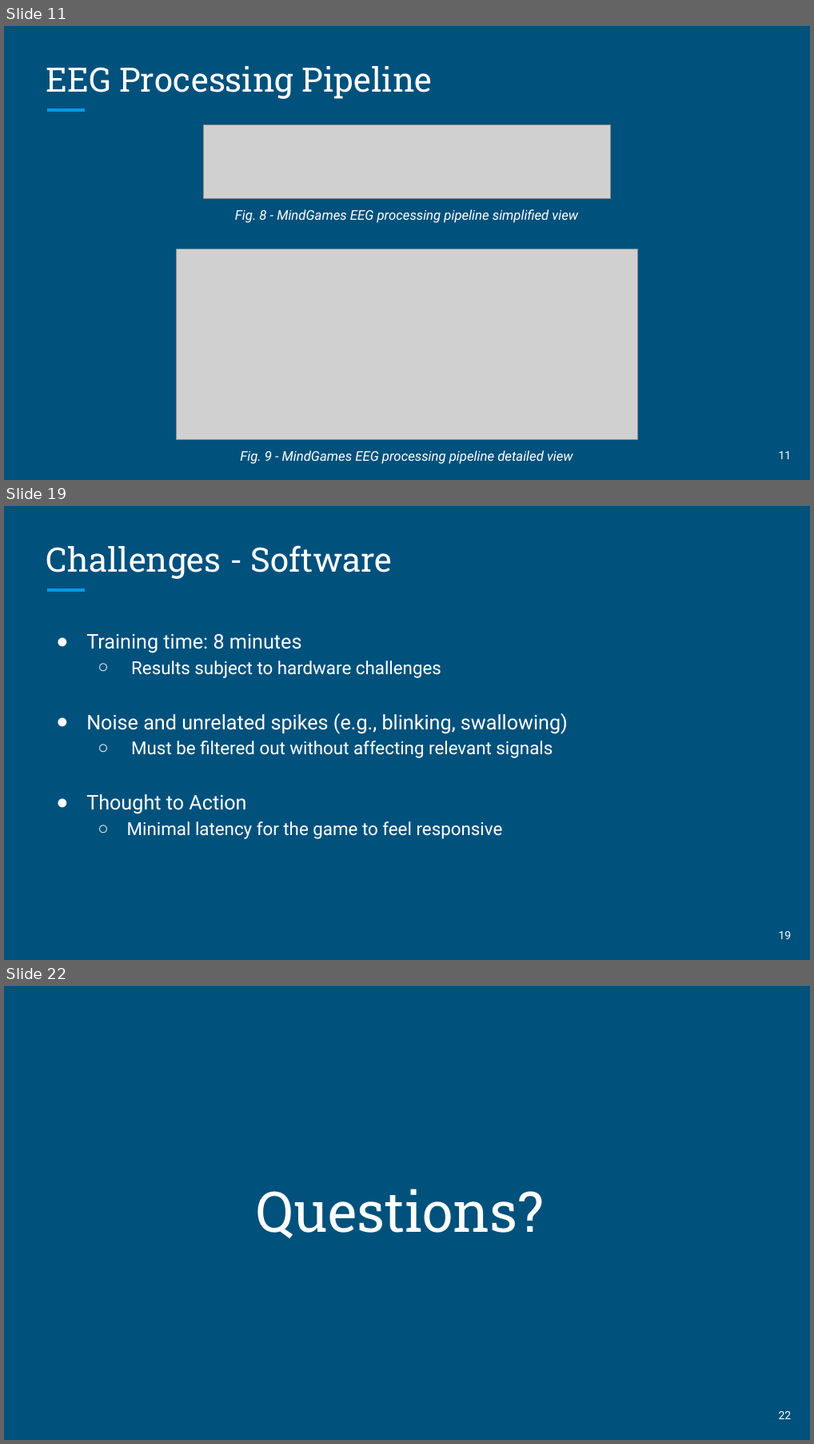
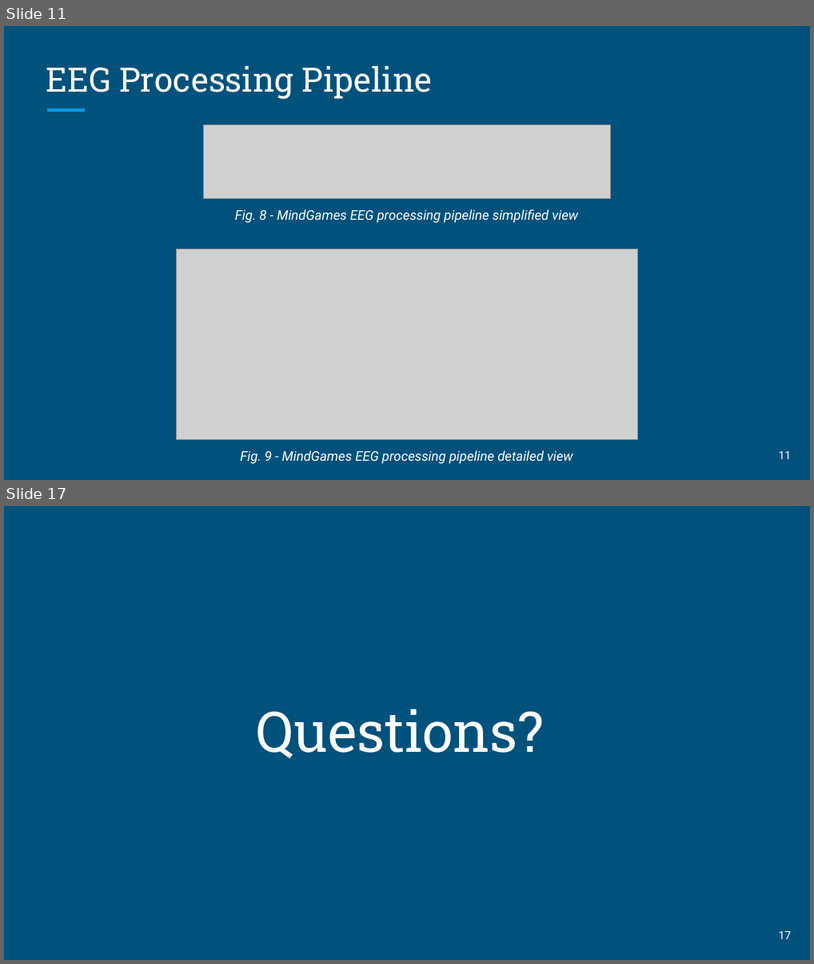
Before and after one commit to knotekbr/cs475_capstone, a slide deck: MindGames Final Presentation (1).pptx. Shown one above the other, each under a label of ours: slides 11, 19 and 22 before the commit, slides 11 and 17 after it; the slides between them are not shown. The pictures are 814x1444 and 814x964 pixels, drawn with LibreOffice and Linux fonts; fonts in the diff are those of the drawing; grey boxes stand for pictures. Boxes give left, top, right and bottom in pixels: in the first picture for what was removed or moved away, otherwise in the second. Text is boxed around its words. In the diff, an @@ line names an element or a change of style, - is before the commit and + after.

```diff
--- a/MindGames Final Presentation (1).pptx
+++ b/MindGames Final Presentation (1).pptx
@@ slide 19 removed at (x1=4, y1=506, x2=810, y2=960), background #00517C; not listed: 1 template element that a slide beside it also shows @@
@@ title removed at (x1=46, y1=545, x2=393, y2=579) @@
-Challenges - Software
@@ text removed at (x1=86, y1=634, x2=568, y2=839) @@
-● Training time: 8 minutes
-  ○ Results subject to hardware challenges
-● Noise and unrelated spikes (e.g., blinking, swallowing)
-  ○ Must be filtered out without affecting relevant signals
-● Thought to Action
-  ○ Minimal latency for the game to feel responsive
@@ page number removed at (x1=779, y1=931, x2=792, y2=939) @@
-19
@@ what was slide 22 is now slide 17 @@
@@ page number at (x1=779, y1=931, x2=792, y2=939): text changed @@
-22
+17
```
Also in this commit, not shown: 4 slides changed, 2 slides added, 6 other slides removed, 1 other file.
